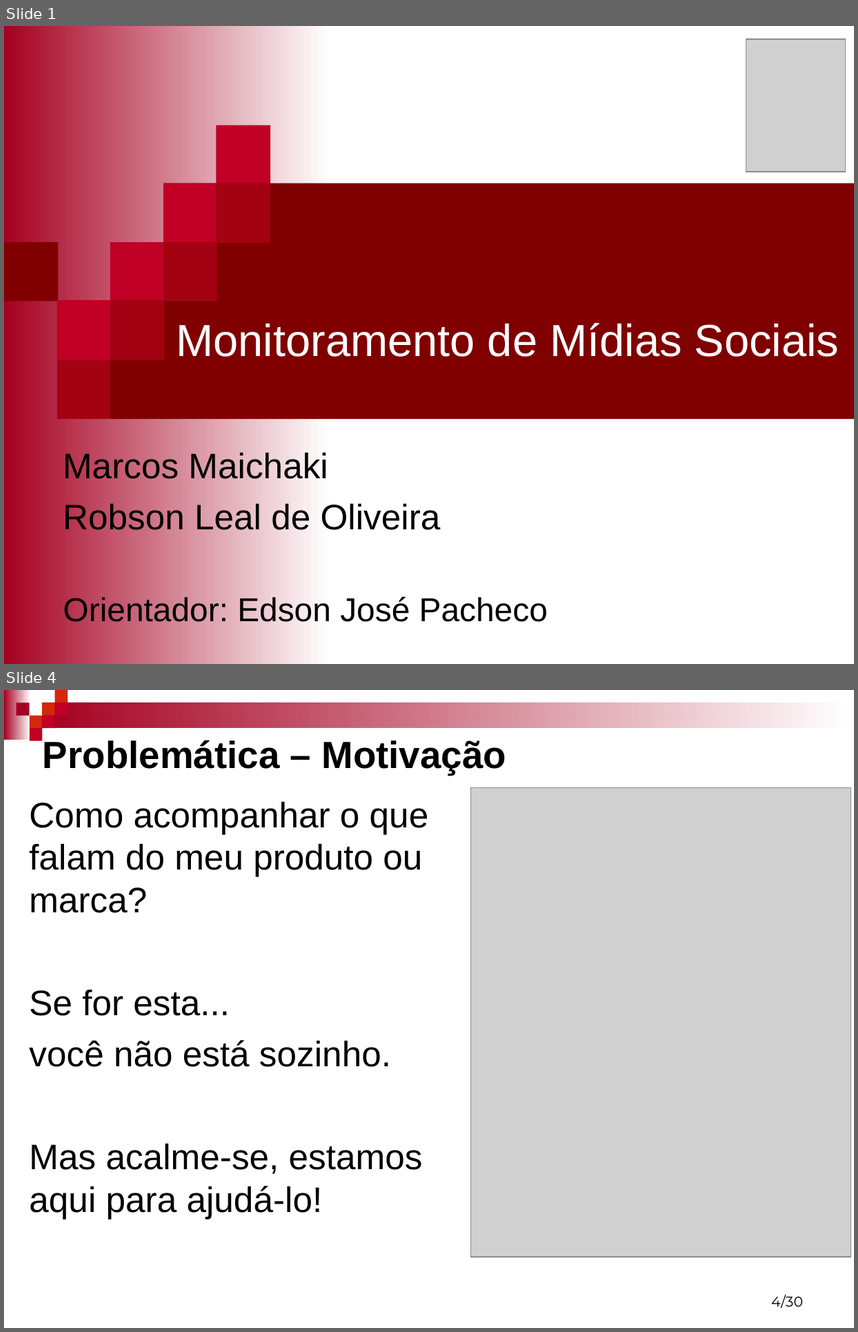
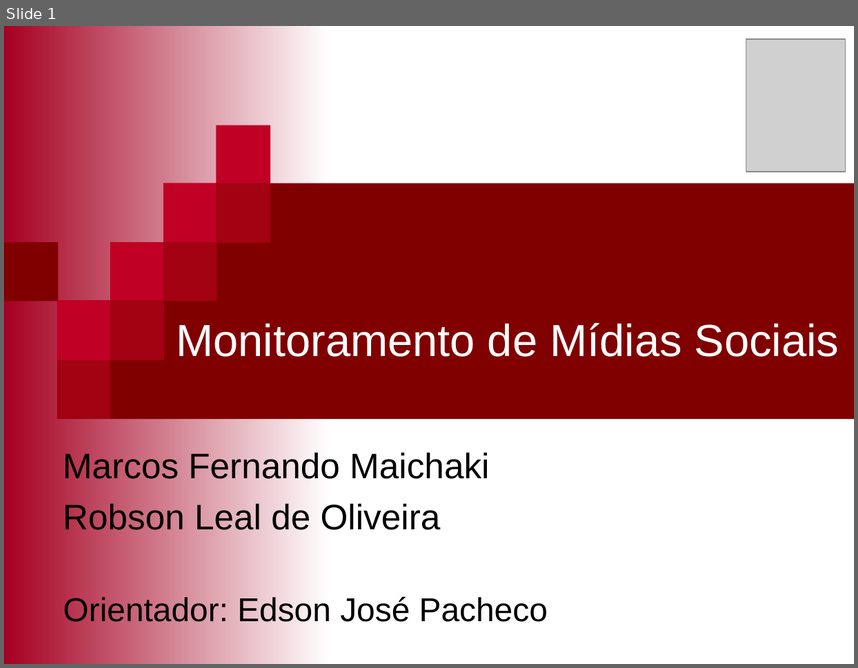
Before and after one commit to mfernado/my-project-socialmonitor, a slide deck: Artigo/Monitoramento de mídias Sociais - Marcos e Robson.ppt. Shown one above the other, each under a label of ours: slides 1 and 4 before the commit, slide 1 after it; the slides between them are not shown. The pictures are 858x1332 and 858x668 pixels, drawn with LibreOffice and Linux fonts; fonts in the diff are those of the drawing; grey boxes stand for pictures; background and template pictures are left out. Boxes give left, top, right and bottom in pixels: in the first picture for what was removed or moved away, otherwise in the second. Text is boxed around its words. In the diff, an @@ line names an element or a change of style, - is before the commit and + after.

```diff
--- a/Artigo/Monitoramento de mídias Sociais - Marcos e Robson.ppt
+++ b/Artigo/Monitoramento de mídias Sociais - Marcos e Robson.ppt
@@ slide 4 removed at (x1=4, y1=690, x2=854, y2=1328), background #FFFFFF @@
@@ group removed at (x1=4, y1=690, x2=854, y2=741): 9 rectangles @@
@@ title removed at (x1=43, y1=740, x2=506, y2=775) @@
-Problemática – Motivação
@@ picture removed at (x1=470, y1=788, x2=851, y2=1256) @@
@@ text removed at (x1=29, y1=801, x2=429, y2=1219) @@
-Como acompanhar o que falam do meu produto ou marca?
-Se for esta...
-você não está sozinho.
-Mas acalme-se, estamos aqui para ajudá-lo!
@@ page number removed at (x1=771, y1=1294, x2=803, y2=1308) @@
-4/30
@@ slide 1 changed as well @@
@@ subtitle at (x1=63, y1=450, x2=489, y2=485): text changed @@
-Marcos Maichaki
+Marcos Fernando Maichaki
```
Also in this commit, not shown: 8 slides added, 2 other slides removed.
